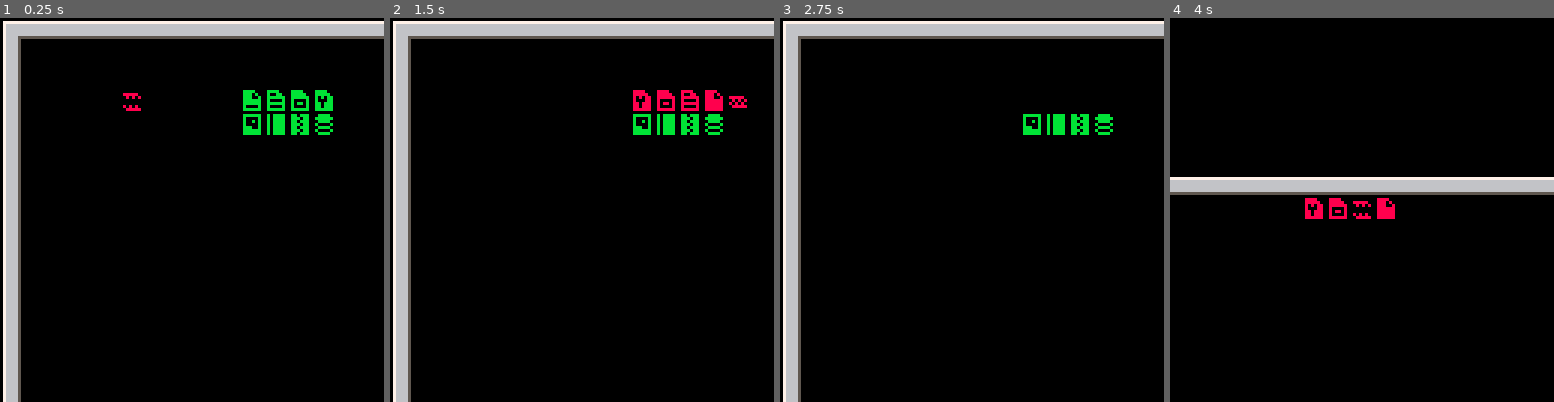
Above: before the commit, frames 1-4 (left to right).
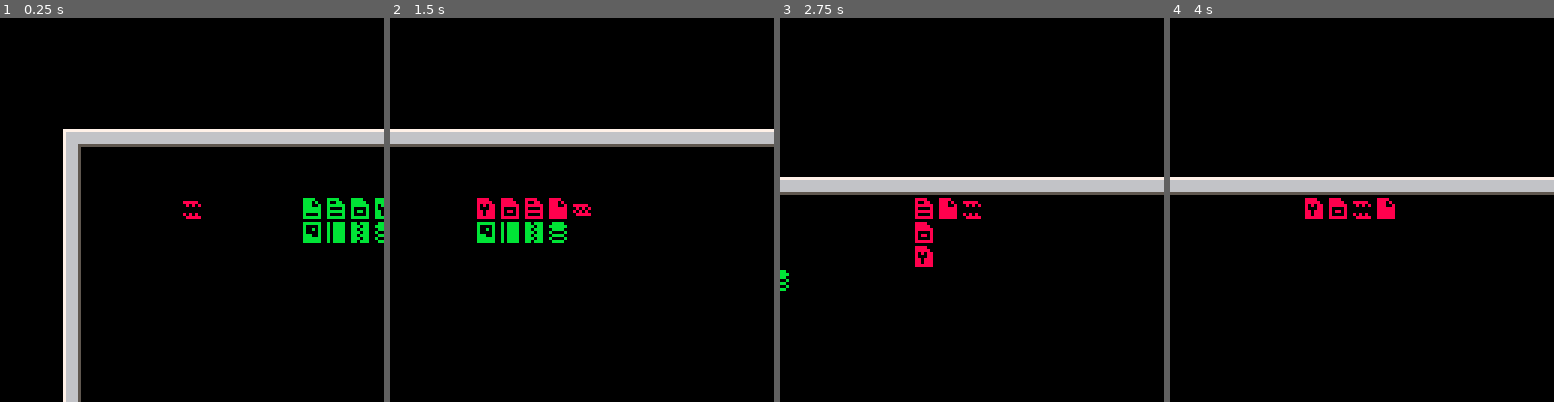
Above: after the commit, the same moments.

Repository: alxgnon/pico-8
Game: PICO-8 cartridge worm.p8
Two runs of this game, one before a commit and one after it. Both use one fixed random seed, a clock stepped at 60 frames per second and the inputs below.
Inputs:
- Up to frame 1 (0.25 s): no input
- Up to frame 2 (1.5 s): tap X (X key) at 0.33, 1.07 s; tap O (Z key) at 0.7 s
- Up to frame 3 (2.75 s): hold Right 1.6-2.1 s; tap O (Z key) at 1.7, 2.1, 2.5 s; tap X (X key) at 1.85 s; hold Up 2.15-2.42 s; hold Right from 2.47 s (still down)
- Up to frame 4 (4 s): tap O (Z key) at 2.9, 3.3, 3.7 s; tap X (X key) at 2.97 s; release Right at 3.03 s; hold Left 3.08-3.58 s; hold Down 3.63-3.97 s

The runs differ from the first frame. In frame 1, 19% of the frame differs, in the area x 0-100%, y 0-100%; in frame 2, 16%; in frame 3, 15%; in frame 4, nothing differs.

Commit message:
fix camera

Diff:
--- a/worm.p8
+++ b/worm.p8
@@ -20,7 +20,7 @@
 function gameover()
 	sfx(02)
 	_gameover = true
-	rumble(1, 2)
+	rumble(2, 2)
 end
 
 -- worm -----------------------
@@ -136,9 +136,8 @@
 		camera(
 		cx+rnd(rumpower)-rumpower/2,
 		cy+rnd(rumpower)-rumpower/2)
-	elseif rumstop then
+	else
 		camera(cx, cy)
-		rumstop = nil
 	end
 end
 -->8
